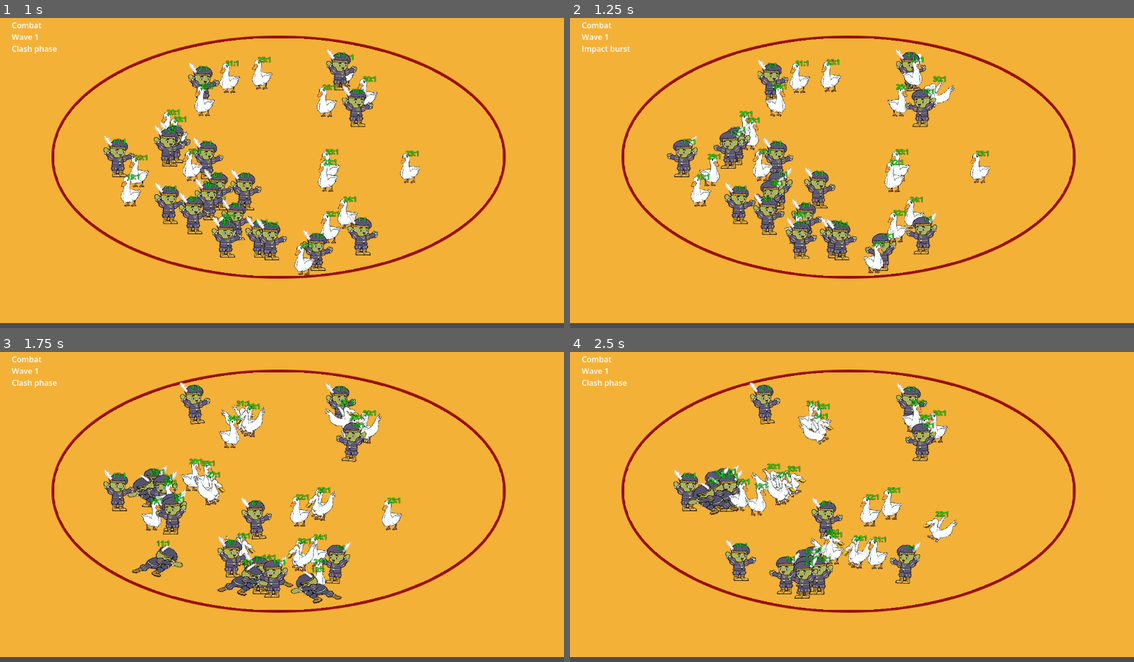
Above: before the commit, frames 1-4 (two rows, left to right).
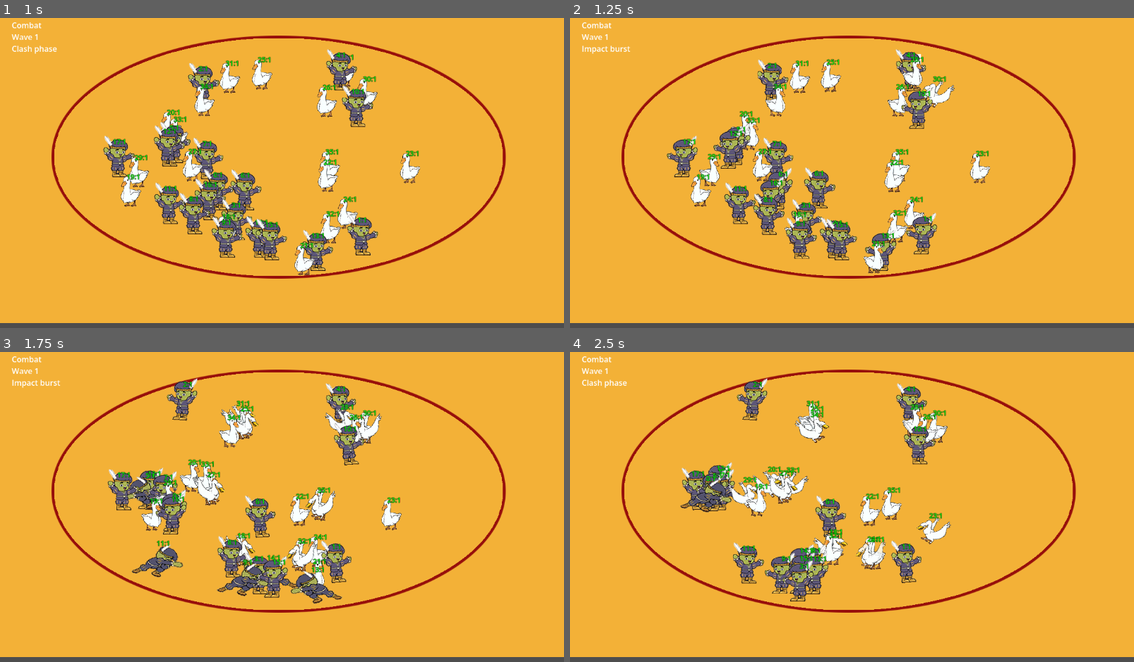
Above: after the commit, the same moments.

Repository: changingzhao-cpu/demo
Game: Godot game, scene res://scenes/main/main_scene.tscn
Two runs of this game, one before a commit and one after it. Both use one fixed random seed, a clock stepped at 60 frames per second and the inputs below.
Inputs (mouse positions are in pixels of both pictures, inside the frame that each line leads up to):
- Up to frame 1 (1 s): tap Enter at 0.5, 0.6 s; move the mouse to (406, 154) at 0.52 s; click (406, 154) at 0.67 s
- Up to frame 2 (1.25 s): no input
- Up to frame 3 (1.75 s): move the mouse to (169, 519) at 1.27 s; tap Keypad Enter at 1.35 s; click (169, 519) at 1.42 s
- Up to frame 4 (2.5 s): move the mouse to (908, 435) at 2.02 s; tap Enter at 2.1 s; click (908, 435) at 2.17 s

Frame 1 is identical in both runs. In frame 2, 0.4% of the frame differs, in the area x 58-65%, y 21-36%; in frame 3, 4.4%; in frame 4, 7.9%, in the area x 18-69%, y 8-81%.

Commit message:
tune: remove attack range and engage buffer
Set attack_range_sq and ENGAGE_BUFFER to zero for close-contact combat evaluation.

Co-Authored-By: Claude Sonnet 4.6 (1M context) <noreply@anthropic.com>

Diff:
--- a/scripts/battle/battle_controller.gd
+++ b/scripts/battle/battle_controller.gd
@@ -858,7 +858,7 @@
 		_entity_store.unit_type_id[entity_id] = 0
 		_entity_store.hp[entity_id] = 100.0
 		_entity_store.max_hp[entity_id] = 100.0
-		_entity_store.attack_range_sq[entity_id] = 0.04
+		_entity_store.attack_range_sq[entity_id] = 0.0
 		_entity_store.attack_interval[entity_id] = 0.5
 		_entity_store.attack_cd[entity_id] = _rng.randf_range(0.0, 0.12)
 		_entity_store.move_speed[entity_id] = _rng.randf_range(5.6, 6.4)
--- a/scripts/battle/battle_simulation.gd
+++ b/scripts/battle/battle_simulation.gd
@@ -5,7 +5,7 @@
 const DEFAULT_ATTACK_DAMAGE := 10.0
 const DEFAULT_KNOCKBACK_DISTANCE := 0.42
 const DEFAULT_LAUNCH_HEIGHT := 0.26
-const ENGAGE_BUFFER := 0.18
+const ENGAGE_BUFFER := 0.0
 const PRECONTACT_SPACING_RADIUS := 1.85
 const PRECONTACT_SPACING_STEP := 0.22
 const SAME_TEAM_SPACING_RADIUS := 1.45
